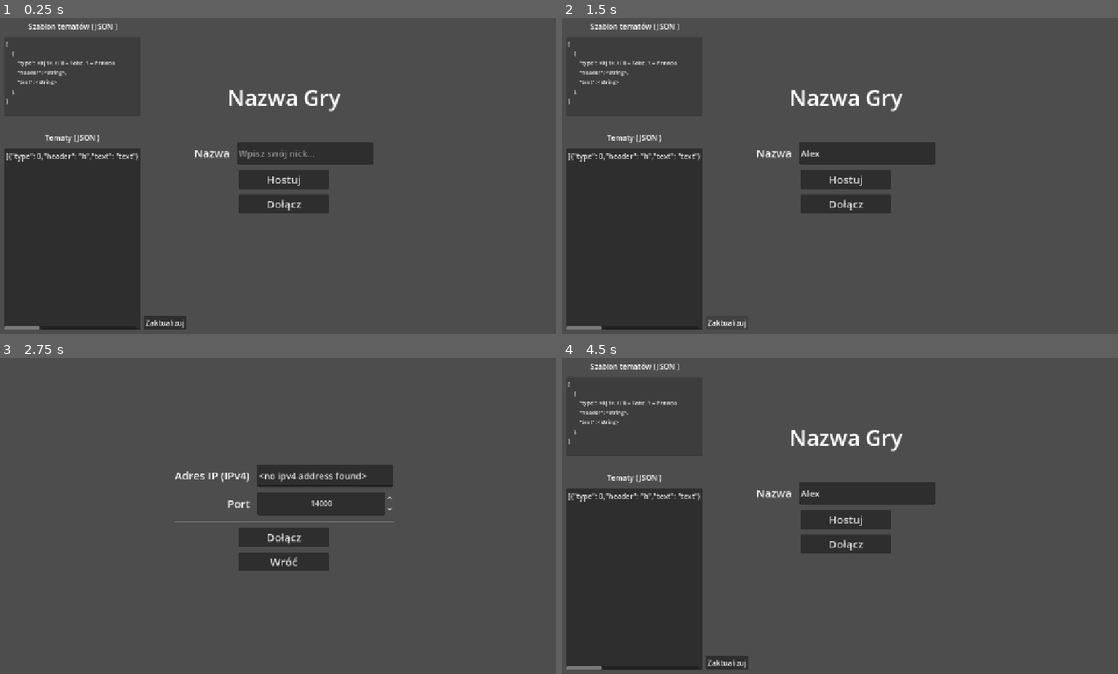
Above: before the commit, frames 1-4 (two rows, left to right).
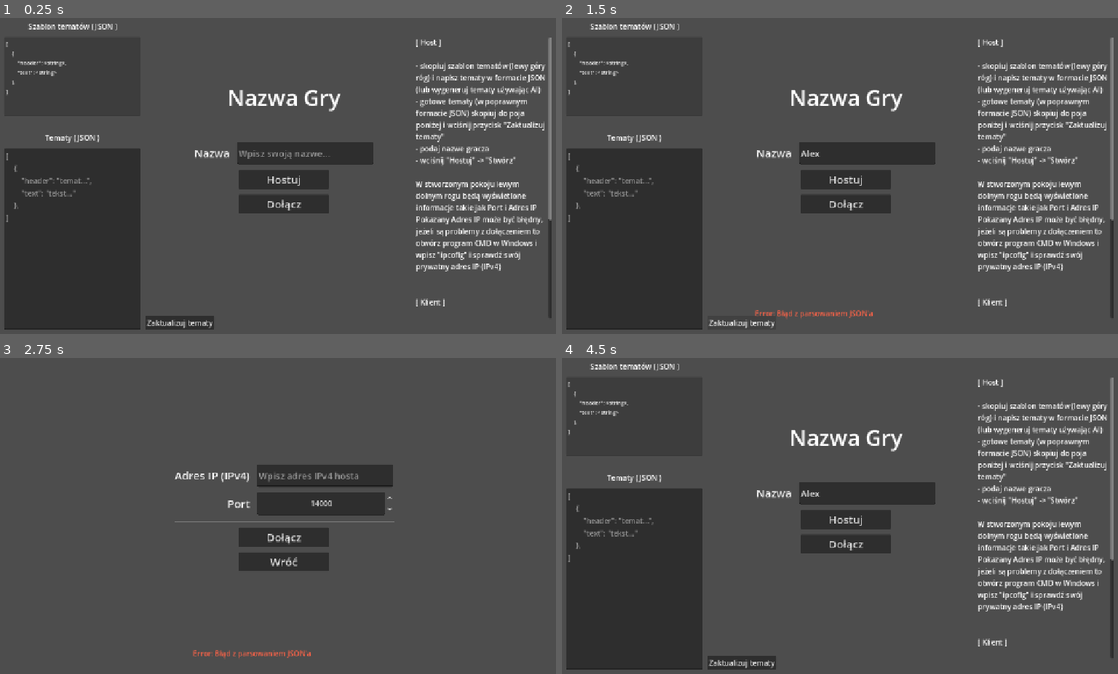
Above: after the commit, the same moments.

Repository: Denis-942/school-game-project
Game: Godot game, scene res://root.tscn
The game is run twice, just before and just after one commit, with the same random seed, the same clock (stepped at 60 frames per second) and the same inputs.
Inputs (mouse positions are in pixels of both pictures, inside the frame that each line leads up to):
- Up to frame 1 (0.25 s): no input
- Up to frame 2 (1.5 s): click (867, 153) at 0.52 s; type "Alex" at 0.6 s; click "Zaktualizuj" (after the commit: "Zaktualizuj tematy") at 1.25 s
- Up to frame 3 (2.75 s): click "Dołącz" at 2 s
- Up to frame 4 (4.5 s): click "Wróć" at 2.75 s; click "Dołącz" at 3.5 s; click "Wróć" at 4.25 s

The runs differ from the first frame. In frame 1, 5.7% of the frame differs, in the area x 0-100%, y 6-99%; in frame 2, 5.7%; in frame 3, 0.5%; in frame 4, 5.6%.

Commit message:
New commit yes

Diff:
--- a/root.tscn
+++ b/root.tscn
@@ -13,7 +13,7 @@
 
 [node name="Players" type="Node" parent="." unique_id=1827655955]
 
-[node name="UIRoot" type="Control" parent="." unique_id=7356 …(1101 unchanged characters)… rs_vbox", "room_menu_game_role_label", "back_buttons", "error_labels")]
+[node name="UIRoot" type="Control" parent="." unique_id=7356 …(1101 unchanged characters)… rs_vbox", "room_menu_game_role_label", "room_menu_game_topic_label", "back_buttons", "error_labels")]
 layout_mode = 3
 anchors_preset = 15
 anchor_right = 1.0
@@ -56,6 +56,7 @@
 room_menu_game_answer_send_button = NodePath("RoomMenu/GameUI/GameState/ScrollContainer/GameInputs2/SendAnswerButton")
 room_menu_game_questions_and_answers_vbox = NodePath("RoomMenu/GameUI/GameState/QnA/ScrollContainer/Arguments")
 room_menu_game_role_label = NodePath("RoomMenu/GameUI/RoleLabel")
+room_menu_game_topic_label = NodePath("RoomMenu/GameUI/TopicLabel")
 back_buttons = [NodePath("HostMenu/VBoxContainer/BackButton"), NodePath("JoinMenu/VBoxContainer/BackButton")]
 error_labels = NodePath("Other/ErrorLabels")
 metadata/_edit_lock_ = true
@@ -86,22 +87,6 @@
 mouse_filter = 2
 alignment = 2
 reverse_sort = true
-
-[node name="GameplayOverlay" type="Control" parent="UIRoot" unique_id=2073885208]
-visible = false
-layout_mode = 1
-anchors_preset = 8
-anchor_left = 0.5
-anchor_top = 0.5
-anchor_right = 0.5
-anchor_bottom = 0.5
-offset_left = -20.0
-offset_top = -20.0
-offset_right = 20.0
-offset_bottom = 20.0
-grow_horizontal = 2
-grow_vertical = 2
-metadata/_edit_lock_ = true
 
 [node name="MainMenu" type="Control" parent="UIRoot" unique_id=813058915]
 layout_mode = 1
@@ -159,7 +144,7 @@
 custom_minimum_size = Vector2(300, 50)
 layout_mode = 2
 theme_override_font_sizes/font_size = 20
-placeholder_text = "Wpisz swój nick..."
+placeholder_text = "Wpisz swoją nazwe..."
 
 [node name="HostButton" type="Button" parent="UIRoot/MainMenu/VBoxContainer" unique_id=587234153]
 custom_minimum_size = Vector2(200, 0)
@@ -185,7 +170,6 @@
 theme_override_font_sizes/font_size = 12
 text = "[
 	{
-		\"type\": <0|1>, // 0 = Fałsz, 1 = Prawda
 		\"header\": <string>,
 		\"text\": <string>
 	},
@@ -214,7 +198,12 @@
 offset_right = 325.0
 offset_bottom = -25.000061
 grow_vertical = 0
-text = "[{\"type\": 0,\"header\": \"h\",\"text\": \"text\"},{\"type\": 0,\"header\": \"h\",\"text\": \"text\"},{\"type\": 0,\"header\": \"h\",\"text\": \"text\"},{\"type\": 0,\"header\": \"h\",\"text\": \"text\"},]"
+placeholder_text = "[
+	{
+		\"header\": \"temat...\",
+		\"text\": \"tekst...\"
+	},
+]"
 
 [node name="Label" type="Label" parent="UIRoot/MainMenu/TopicsTextEdit" unique_id=821745323]
 layout_mode = 1
@@ -235,12 +224,54 @@
 anchor_top = 1.0
 anchor_right = 1.0
 anchor_bottom = 1.0
-offset_left = 7.0
+offset_left = 10.0
 offset_top = -31.0
-offset_right = 100.0
+offset_right = 162.0
 grow_horizontal = 0
 grow_vertical = 0
-text = "Zaktualizuj"
+text = "Zaktualizuj tematy"
+
+[node name="ScrollContainer" type="ScrollContainer" parent="UIRoot/MainMenu" unique_id=1296073310]
+layout_mode = 1
+anchors_preset = -1
+anchor_left = 1.0
+anchor_right = 1.0
+anchor_bottom = 1.0
+offset_left = -350.0
+offset_top = 50.0
+offset_right = -50.0
+offset_bottom = -50.0
+grow_horizontal = 0
+grow_vertical = 2
+
+[node name="TutorialLabel" type="Label" parent="UIRoot/MainMenu/ScrollContainer" unique_id=433215374]
+custom_minimum_size = Vector2(1, 0)
+layout_mode = 2
+size_flags_horizontal = 3
+size_flags_vertical = 3
+text = "[ Host ]
+
+- skopiuj szablon tematów (lewy góry róg) i napisz tematy w formacie JSON (lub wygeneruj tematy używając AI)
+- gotowe tematy (w poprawnym formacie JSON) skopiuj do poja poniżej i wciśnij przycisk \"Zaktualizuj tematy\"
+- podaj nazwe gracza
+- wciśnij \"Hostuj\" -> \"Stwórz\"
+
+W stworzonym pokoju lewym dolnym rogu będą wyświetlone informacje takie jak Port i Adres IP
+Pokazany Adres IP może być błędny, jeżeli są problemy z dołączeniem to otwórz program CMD w Windows i wpisz \"ipcofig\" i sprawdź swój prywatny adres IP (IPv4)
+
+
+[ Klient ]
+
+- podaj nazwe gracza
+- wciśnij \"Dołącz\"
+- wpisz Adres IP hosta oraz Port na którym jest pokój
+- ponownie wciśnij \"Dołącz\"
+
+
+[ Rozgrywka ]
+
+Host może wciśnąć przycisk \"Rozpocznij\" aby rozpocząć grę, każdemu graczu w pokoju wyświetla się wtedy panel gry"
+autowrap_mode = 3
 
 [node name="HostMenu" type="Control" parent="UIRoot" unique_id=388904407]
 visible = false
@@ -268,6 +299,7 @@
 theme_override_constants/separation = 12
 
 [node name="HBoxContainer" type="HBoxContainer" parent="UIRoot/HostMenu/VBoxContainer" unique_id=1286375600]
+visible = false
 layout_mode = 2
 theme_override_constants/separation = 16
 alignment = 2
@@ -517,7 +549,7 @@
 mouse_filter = 2
 
 [node name="GameState" type="HBoxContainer" parent="UIRoot/RoomMenu/GameUI" unique_id=1662436943]
-custom_maximum_size = Vector2(-1, 400)
+custom_maximum_size = Vector2(-1, 300)
 layout_mode = 1
 anchors_preset = 8
 anchor_left = 0.5
@@ -525,9 +557,9 @@
 anchor_right = 0.5
 anchor_bottom = 0.5
 offset_left = -511.5
-offset_top = -200.0
+offset_top = -110.0
 offset_right = 511.5
-offset_bottom = 200.0
+offset_bottom = 190.0
 grow_horizontal = 2
 grow_vertical = 2
 theme_override_constants/separation = 0
@@ -727,3 +759,15 @@
 bbcode_enabled = true
 text = "Jestes manipulatorem"
 vertical_alignment = 1
+
+[node name="TopicLabel" type="Label" parent="UIRoot/RoomMenu/GameUI" unique_id=2088151872]
+layout_mode = 1
+anchors_preset = 5
+anchor_left = 0.5
+anchor_right = 0.5
+offset_left = -400.0
+offset_top = 100.0
+offset_right = 400.0
+offset_bottom = 200.0
+grow_horizontal = 2
+theme_override_font_sizes/font_size = 24
--- a/src/scripts/game.gd
+++ b/src/scripts/game.gd
@@ -141,6 +141,7 @@
 	return
 
 
+var _topic_index: int
 func start_game() -> void:
 	if not multiplayer.is_server():
 		return
@@ -152,10 +153,13 @@
 		else:
 			_assign_role.rpc_id(player_id, Player.Role.USER)
 
+	_topic_index = randi_range(0, _topics.size() - 1)
+	#var topic: Topic = _topics[_topic_index]
 	var st: Array[Dictionary]
 	for t: Topic in _topics:
 		st.append(t.serialized())
 	_assign_topics.rpc(st)
+	_set_topic.rpc(_topic_index)
 	_update_room_data.rpc(_room_data.serialized())
 
 @rpc("authority", "call_local")
@@ -164,6 +168,12 @@
 	game_started.emit()
 	#print(_topics)
 	#_assign_topics.rpc(_topics)
+	var st: Array[Dictionary]
+	for t: Topic in _topics:
+		st.append(t.serialized())
+	_assign_topics.rpc(st)
+	#var t: Topic = _topics.pick_random()
+	#_set_topic.rpc(t)
 	#_start_round.rpc(_round + 1)
 	#_start_phase.rpc(_phase + 1)
 
@@ -301,8 +311,31 @@
 	_topics.clear()
 	for serialized_topic: Dictionary in arr:
 		_topics.append(Topic.deserialized(serialized_topic))
-	print("%d: " % player.get_multiplayer_authority(), _topics)
-
-@rpc("authority", "call_local")
-func _set_topic(topic_index: int) -> void:
-	topic_set.emit(_topics[topic_index])
+	print(_topics)
+	#print("%d: " % player.get_multiplayer_authority(), _topics)
+
+@rpc("authority", "call_local")
+func _set_topic(index: int) -> void:
+	topic_set.emit(_topics[index])
+
+
+
+@rpc("authority", "call_local")
+func _add_argument(sender_id: int, decision_type: DecisionType, text: String) -> void:
+	if not multiplayer.is_server():
+		#print("not server")
+		return
+	_room_data.arguments.append({
+		"sender_id": sender_id,
+		"decision_type": decision_type,
+		"text": text
+	})
+	#print("called")
+	_update_room_data.rpc(_room_data.serialized())
+
+func send_argument(sender_id: int, decision_type: DecisionType, text: String) -> void:
+	_handle_send_argument.rpc_id(1, sender_id, decision_type, text)
+
+@rpc("any_peer", "call_local")
+func _handle_send_argument(sender_id: int, decision_type: DecisionType, text: String) -> void:
+	_add_argument.rpc(sender_id, decision_type, text)
--- a/src/scripts/room_data.gd
+++ b/src/scripts/room_data.gd
@@ -8,7 +8,7 @@
 var max_players: int = Game.default_max_players
 var is_playing: bool = false
 var qna: Array[Dictionary]
-var decisions: Dictionary[int, int]
+var arguments: Array[Dictionary]
 
 
 func serialized() -> Dictionary:
@@ -20,7 +20,7 @@
 		"max_players": max_players,
 		"is_playing": is_playing,
 		"qna": qna,
-		"decisions": decisions,
+		"arguments": arguments,
 		}
 
 static func deserialized(dict: Dictionary) -> RoomData:
@@ -32,7 +32,7 @@
 	data.max_players = dict["max_players"] as int
 	data.is_playing = dict["is_playing"] as bool
 	data.qna = dict["qna"] as Array[Dictionary]
-	data.decisions = dict["decisions"] as Dictionary[int, int]
+	data.arguments = dict["arguments"] as Array[Dictionary]
 	return data
 
 
@@ -45,5 +45,5 @@
 	data.max_players = max_players
 	data.is_playing = is_playing
 	data.qna = qna.duplicate_deep()
-	data.decisions = decisions.duplicate()
+	data.arguments = arguments.duplicate_deep()
 	return data
--- a/src/scripts/topic.gd
+++ b/src/scripts/topic.gd
@@ -1,33 +1,20 @@
 extends Resource
 class_name Topic
 
-enum Type {
-	FAKE = 0,
-	REAL = 1,
-}
 
-@export var type: Type = Type.FAKE
 @export var header: String
 @export var text: String
 
 
-func is_fake() -> bool:
-	return type == Type.FAKE
-
-func is_real() -> bool:
-	return type == Type.REAL
-
 
 func serialized() -> Dictionary:
 	return {
-		"type": type,
 		"header": header,
 		"text": text,
 	}
 
 static func deserialized(dict: Dictionary) -> Topic:
 	var topic := Topic.new()
-	topic.type = dict["type"] as Type
 	topic.header = dict["header"] as String
 	topic.text = dict["text"] as String
 	return topic
--- a/src/scripts/ui.gd
+++ b/src/scripts/ui.gd
@@ -48,6 +48,7 @@
 @export var room_menu_game_answer_send_button: Button
 @export var room_menu_game_questions_and_answers_vbox: VBoxContainer
 @export var room_menu_game_role_label: RichTextLabel
+@export var room_menu_game_topic_label: Label
 
 @export_subgroup("Back Buttons")
 @export var back_buttons: Array[Button]
@@ -73,6 +74,7 @@
 		)
 	join_menu_join_button.pressed.connect(func() -> void:
 		var addr := join_menu_room_ip_address_line_edit.text.strip_edges()
+		print("addr ", addr)
 		var port := int(join_menu_room_port_spin_box.value)
 		Game.join_room(addr, port)
 		)
@@ -119,7 +121,19 @@
 		Game.update_topics(topics)
 		)
 
-	join_menu_room_ip_address_line_edit.text = Game.get_ipv4_address()
+	room_menu_game_send_state_button.pressed.connect(func() -> void:
+		var sender_id: int = Game.player.get_multiplayer_authority()
+		var decision_type := room_menu_game_decision_option_button.get_selected_id() as Game.DecisionType
+		var text: String = room_menu_game_argument_text_edit.text
+		Game.send_argument(sender_id, decision_type, text)
+		)
+
+
+	Game.topic_set.connect(func(topic: Topic) -> void:
+		room_menu_game_topic_label.text = "Post: %s\nOpis: %s" % [topic.header, topic.text]
+		)
+
+	#join_menu_room_ip_address_line_edit.text = Game.get_ipv4_address()
 
 	#main_menu_update_topics_button.pressed.connect(func() -> void:
 	#	var s: String = main_menu_topics_text_edit.text
@@ -212,6 +226,29 @@
 			room_menu_game_role_label.text = "Jesteś [color=red]Manipulatorem[/color]"
 
 
+	for child in room_menu_game_arguments_vbox.get_children():
+		child.queue_free()
+
+	for arg_dict: Dictionary in data.arguments:
+		var label := Label.new()
+		var sender: Player = Game.get_player(arg_dict["sender_id"])
+		var decision_type: Game.DecisionType = arg_dict["decision_type"]
+		#var sender: Player = Game.get_player(qna_dict["sender_id"])
+		#var receiver: Player = Game.get_player(qna_dict["receiver_id"])
+		var text: String = arg_dict["text"]
+		var decision_string: String
+		if decision_type == Game.DecisionType.POST:
+			decision_string = "Udostępnił(a)"
+		elif decision_type == Game.DecisionType.UNSURE:
+			decision_string = "Niepewny(a)"
+		elif decision_type == Game.DecisionType.REJECT:
+			decision_string = "Odrzucił(a)"
+		label.text = "%s\nDecyzja: %s\n%s" % [
+			sender.nickname, decision_string, text
+		]
+		room_menu_game_arguments_vbox.add_child(label)
+
+
 func show_error(error: String) -> void:
 	var label := Label.new()
 	label.text = "Error: %s" % error
